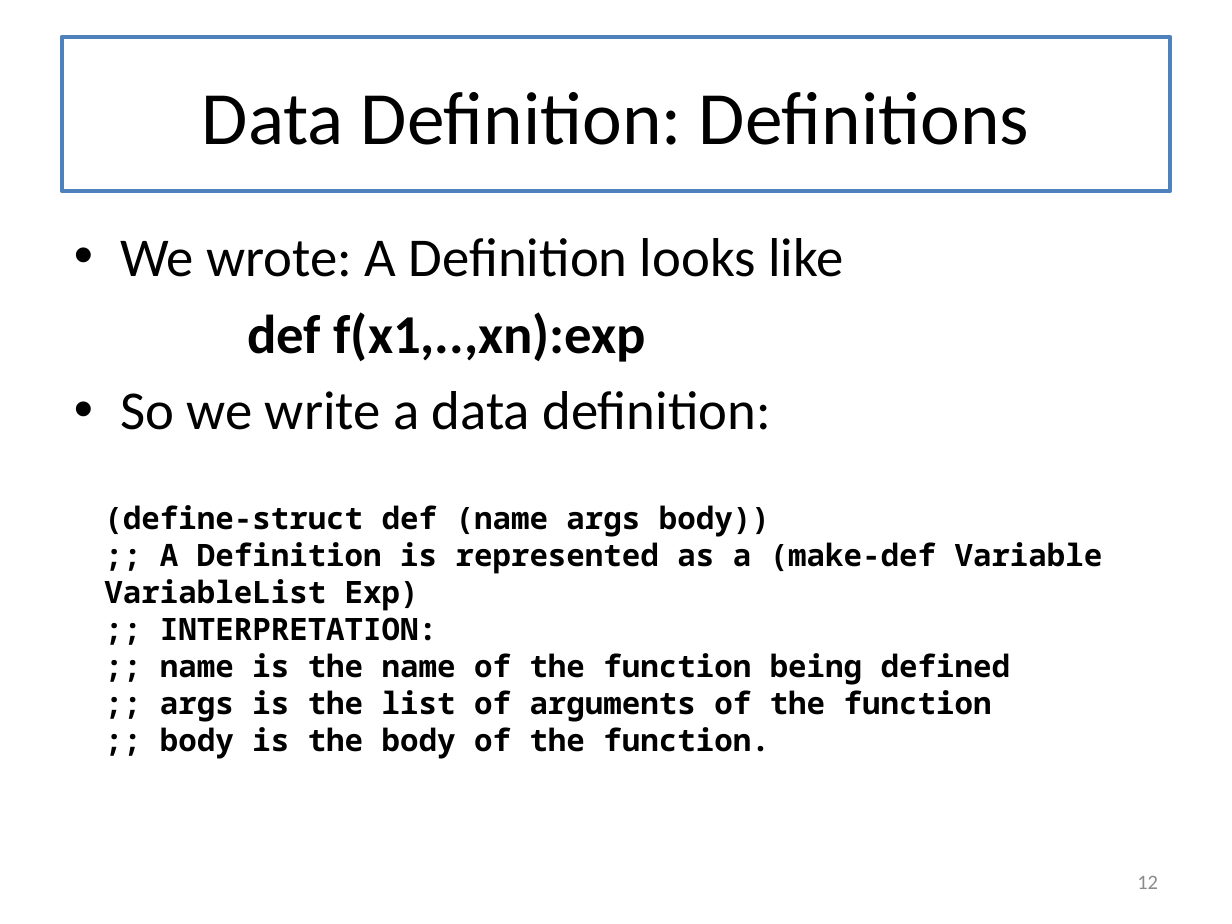
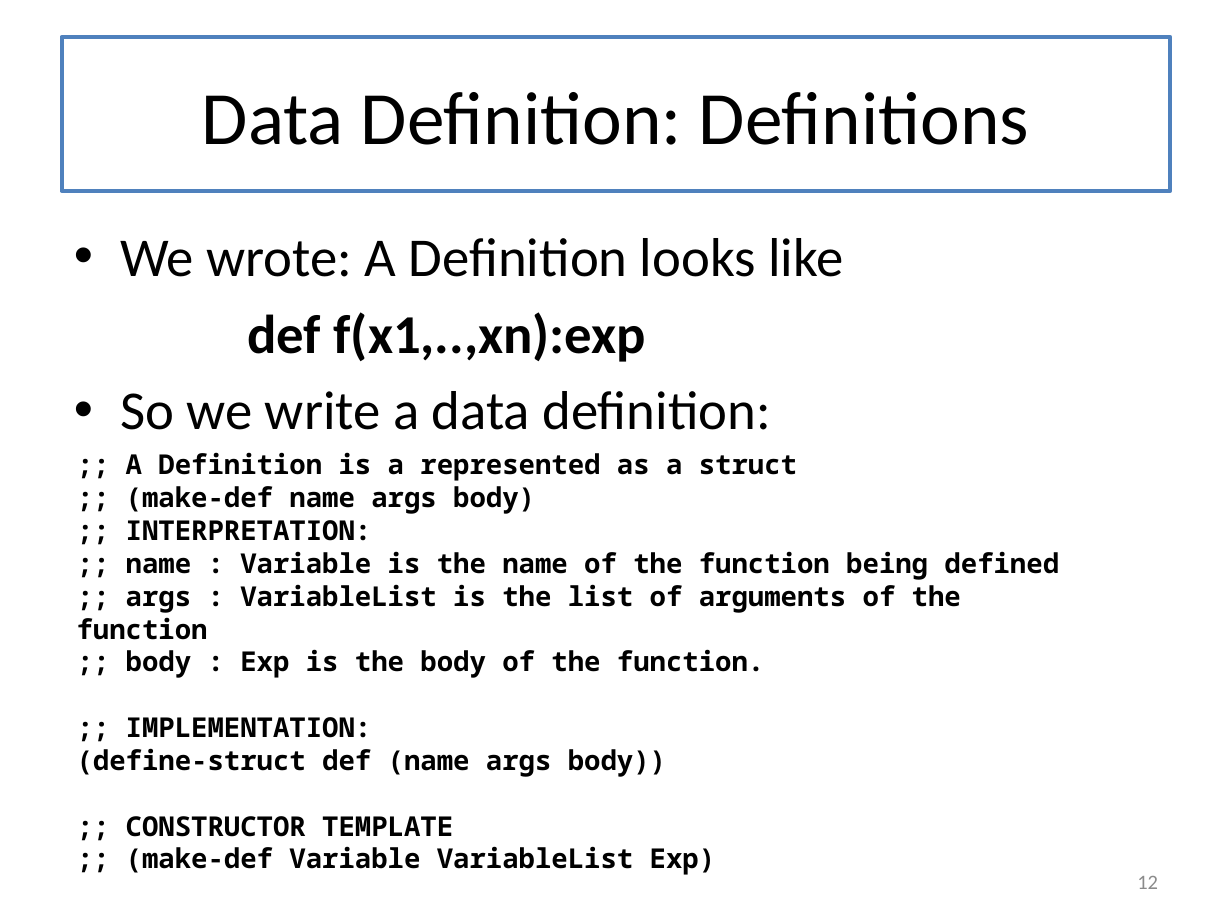
Before and after one commit to mwand/cs5010f17, a slide deck: slide 12 of Slides/Lesson 7.4 Case Study-- Undefined Variables.pptx. Drawn at 1232x924 pixels with LibreOffice and Linux fonts; fonts in the diff are those of the drawing. Boxes give left, top, right and bottom in pixels: in the first picture for what was removed or moved away, otherwise in the second. Text is boxed around its words. In the diff, an @@ line names an element or a change of style, - is before the commit and + after.

```diff
--- a/Slides/Lesson 7.4 Case Study-- Undefined Variables.pptx
+++ b/Slides/Lesson 7.4 Case Study-- Undefined Variables.pptx
@@ text ";; A Definition is a ...": place and size @@
-text ";; A Definition is a ..." at <box>104,505,1103,759</box>
+text ";; A Definition is a ..." at <box>77,452,1059,837</box>
@@ text at <box>77,452,1059,738</box>: paragraphs added @@
+;; A Definition is a represented as a struct
+;; (make-def name args body)
+;; INTERPRETATION:
+;; name : Variable is the name of the function being defined
+;; args : VariableList is the list of arguments of the function
+;; body : Exp is the body of the function.
+;; IMPLEMENTATION:
@@ text at <box>77,748,666,777</box>: size 18 to 16 pt in "(define-struct def (name args body))" @@
@@ text at <box>126,816,453,837</box>: text changed; size 18 to 16 pt @@
-;; A Definition is represented as a (make-def Variable VariableList Exp)
-;; INTERPRETATION:
-;; name is the name of the function being defined
-;; args is the list of arguments of the function
-;; body is the body of the function.
+;; CONSTRUCTOR TEMPLATE
+;; (make-def Variable VariableList Exp)
```
Also in this commit, not shown: 10 other slides changed, 1 other file.
